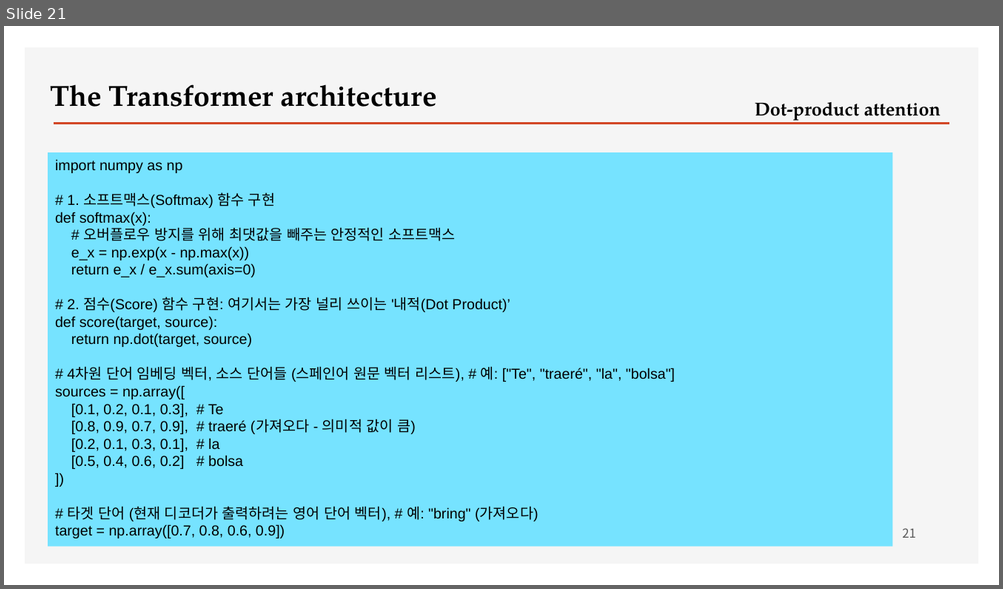
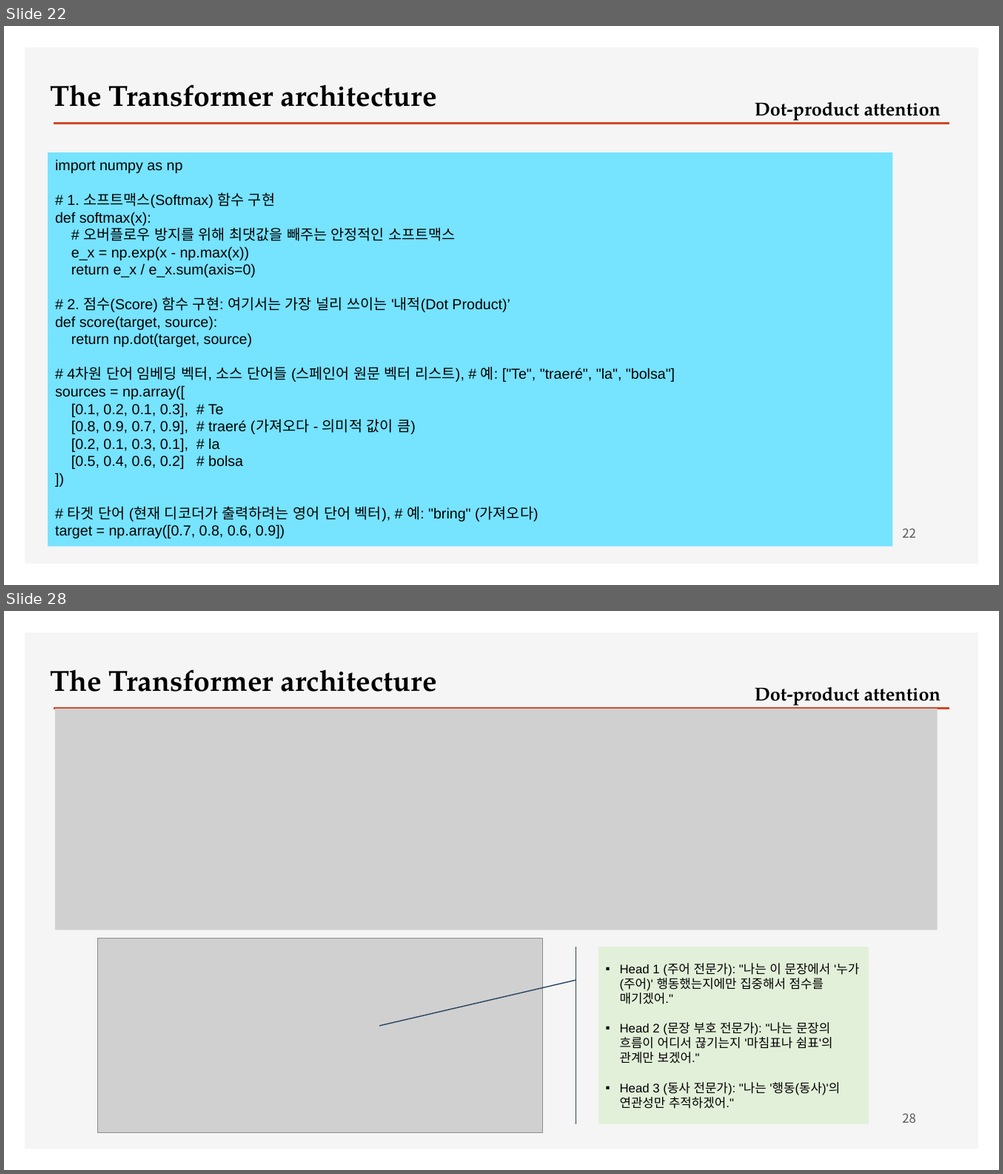
Before and after one commit to ancestor9/2026_Fall_Deep-Learning-with-Python, a slide deck: Chapter 15 Language models and the Transformer.pptx. Shown one above the other, each under a label of ours: slide 21 before the commit, slides 22 and 28 after it; the slides between them are not shown. The pictures are 1003x589 and 1003x1174 pixels, drawn with LibreOffice and Linux fonts; fonts in the diff are those of the drawing; grey boxes stand for pictures; background and template pictures are left out. Boxes give left, top, right and bottom in pixels: in the first picture for what was removed or moved away, otherwise in the second. Text is boxed around its words. In the diff, an @@ line names an element or a change of style, - is before the commit and + after.

```diff
--- a/Chapter 15 Language models and the Transformer.pptx
+++ b/Chapter 15 Language models and the Transformer.pptx
@@ slide 28 added at (x1=4, y1=611, x2=999, y2=1170), background #FFFFFF; not listed: 2 template elements that a slide beside it also shows @@
@@ text added at (x1=50, y1=669, x2=437, y2=692), 28 pt, text #000000, bold @@
+The Transformer architecture
@@ text added at (x1=754, y1=687, x2=940, y2=708), 18 pt, text #000000, bold @@
+Dot-product attention
@@ picture added at (x1=55, y1=709, x2=936, y2=931) @@
@@ picture added at (x1=98, y1=939, x2=543, y2=1133) @@
@@ accent callout added at (x1=598, y1=948, x2=868, y2=1125), fill #E2F0D9, outline #28445D 1 pt, 12 pt, text #000000 @@
+▪ Head 1 (주어 전문가): "나는 이 문장에서 '누가(주어)' 행동했는지에만 집중해서 점수를 매기겠어."
+▪ Head 2 (문장 부호 전문가): "나는 문장의 흐름이 어디서 끊기는지 '마침표나 쉼표'의 관계만 보겠어."
+▪ Head 3 (동사 전문가): "나는 '행동(동사)'의 연관성만 추적하겠어."
@@ page number added at (x1=902, y1=1113, x2=916, y2=1123), 12 pt, text #595959 @@
+28
@@ what was slide 21 is now slide 22 @@
@@ page number at (x1=902, y1=528, x2=916, y2=538): text changed @@
-21
+22
```
Also in this commit, not shown: 5 slides changed, 10 other slides added.
